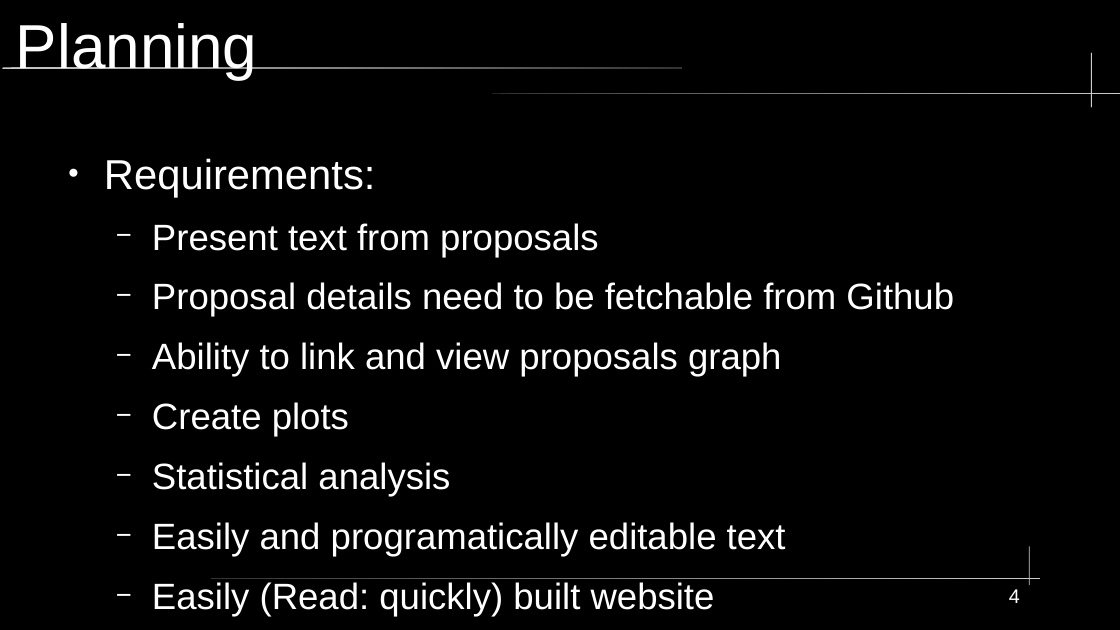
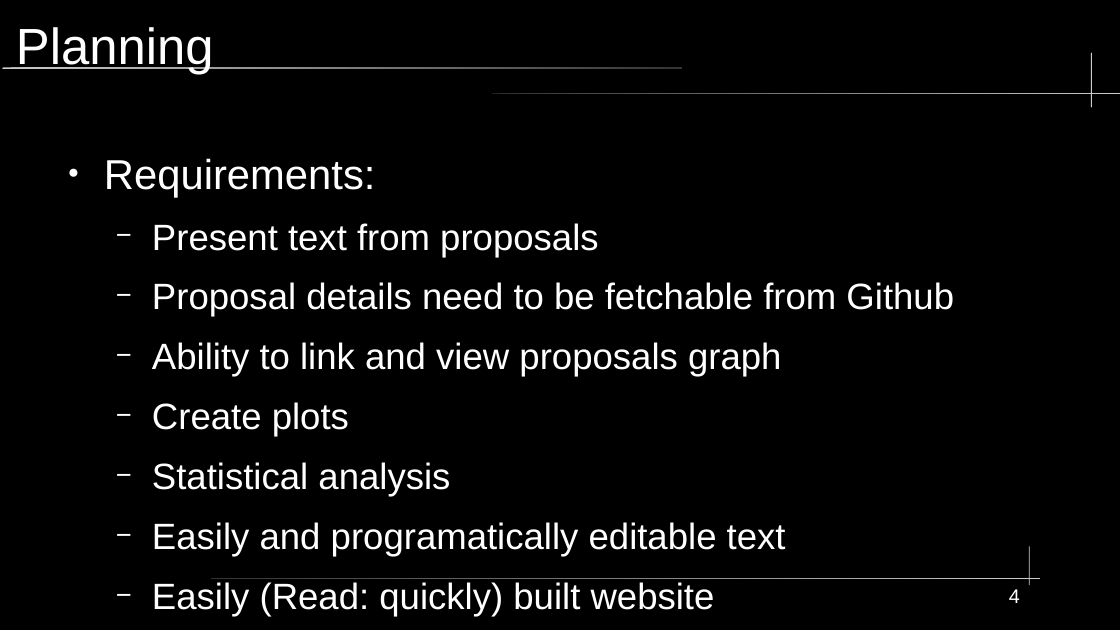
Before and after one commit to KWaloen/tc39_proposals_project, a slide deck: slide 4 of Data Analysis/Presentation/JS Proposals Project.odp. Drawn at 1120x630 pixels with LibreOffice and Linux fonts; fonts in the diff are those of the drawing. Boxes give left, top, right and bottom in pixels: in the first picture for what was removed or moved away, otherwise in the second. Text is boxed around its words. In the diff, an @@ line names an element or a change of style, - is before the commit and + after.

```diff
--- a/Data Analysis/Presentation/JS Proposals Project.odp
+++ b/Data Analysis/Presentation/JS Proposals Project.odp
@@ title "Planning" at bbox=[16, 27, 214, 74]: size 44 to 36 pt @@
```
Also in this commit, not shown: 6 other slides changed, 23 slides added.
